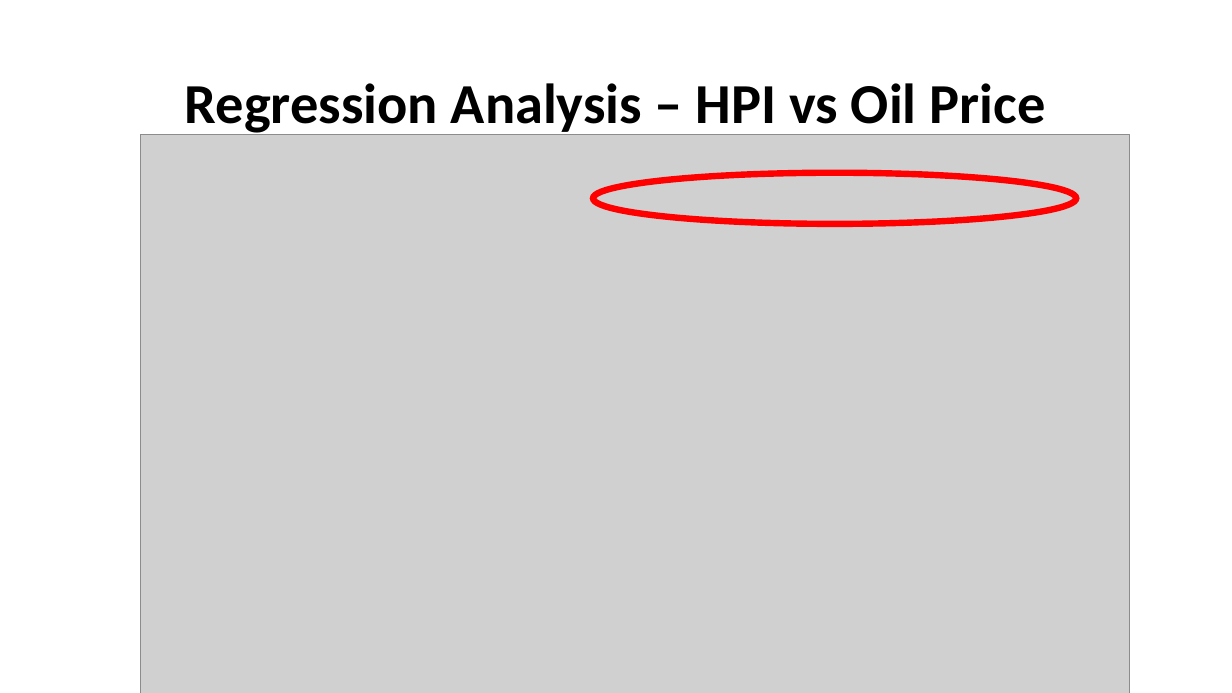
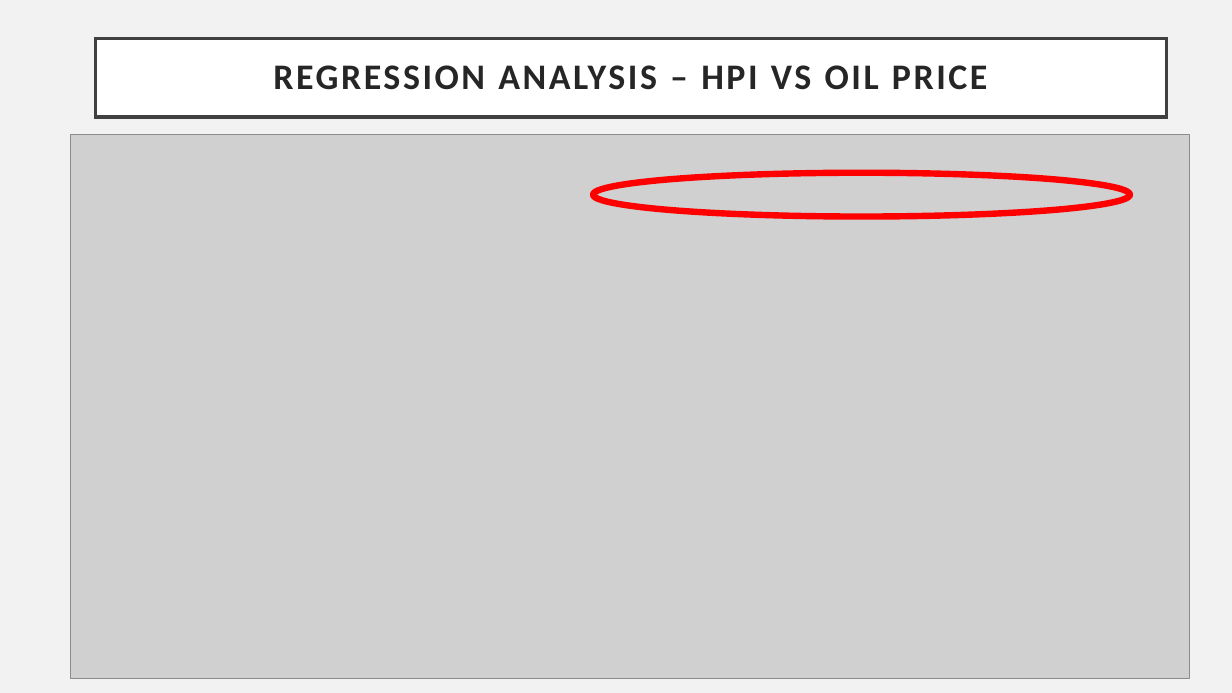
Before and after one commit to dxvo/DGJ_project, a slide deck: slide 5 of Final_Presentation.pptx. Drawn at 1232x693 pixels with LibreOffice and Linux fonts; fonts in the diff are those of the drawing; grey boxes stand for pictures. Boxes give left, top, right and bottom in pixels: in the first picture for what was removed or moved away, otherwise in the second. Text is boxed around its words. In the diff, an @@ line names an element or a change of style, - is before the commit and + after.

```diff
--- a/Final_Presentation.pptx
+++ b/Final_Presentation.pptx
@@ background #FFFFFF to #F2F2F2 @@
@@ title "REGRESSION ANALYSIS – HPI VS ...": place and size @@
-title "REGRESSION ANALYSIS – HPI VS ..." at <box>185,83,1046,137</box>
+title "REGRESSION ANALYSIS – HPI VS ..." at <box>95,39,1166,117</box>
@@ title "REGRESSION ANALYSIS – HPI VS ..." at <box>95,39,1166,117</box>: fill none to #FFFFFF; outline none to #404040 2.5 pt @@
@@ title at <box>273,65,988,90</box>: text changed; size 44 to 28 pt; text colour #000000 to #262626 @@
-Regression Analysis – HPI vs Oil Price
+REGRESSION ANALYSIS – HPI VS OIL PRICE
@@ picture: place and size @@
-picture at <box>141,134,1130,693</box>
+picture at <box>71,134,1190,678</box>
@@ ellipse: place and size @@
-ellipse at <box>593,173,1077,224</box>
+ellipse at <box>593,173,1130,216</box>
```
Also in this commit, not shown: 11 other slides changed, 6 slides added, 3 slides removed, 7 other files.
